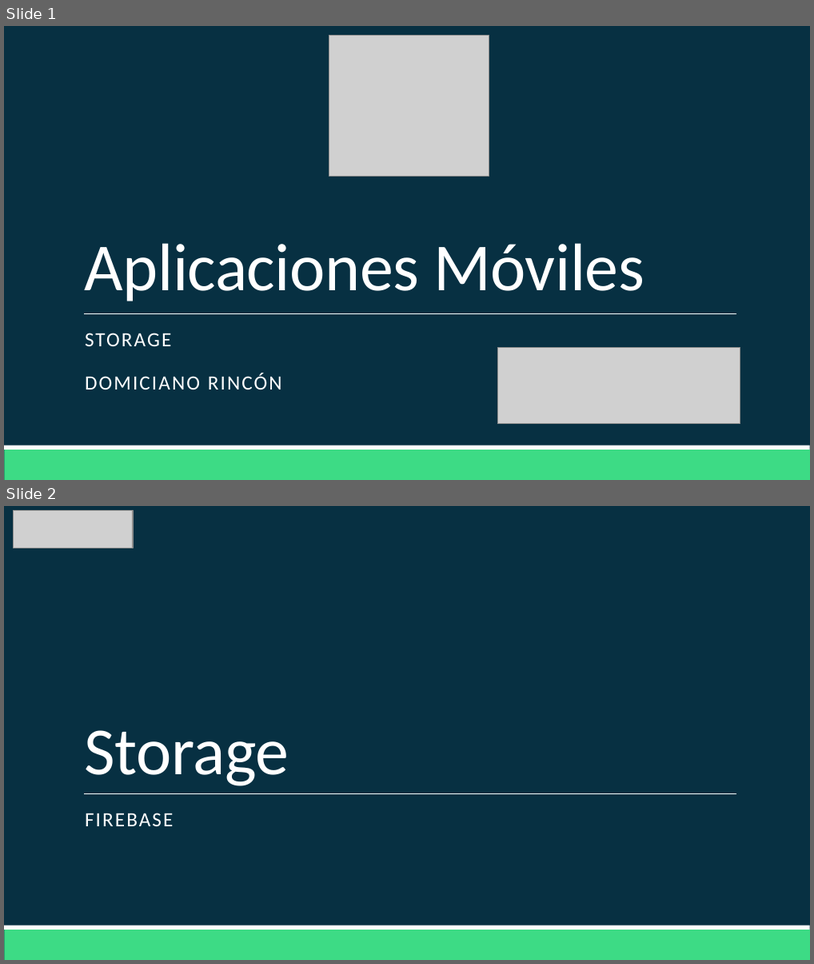
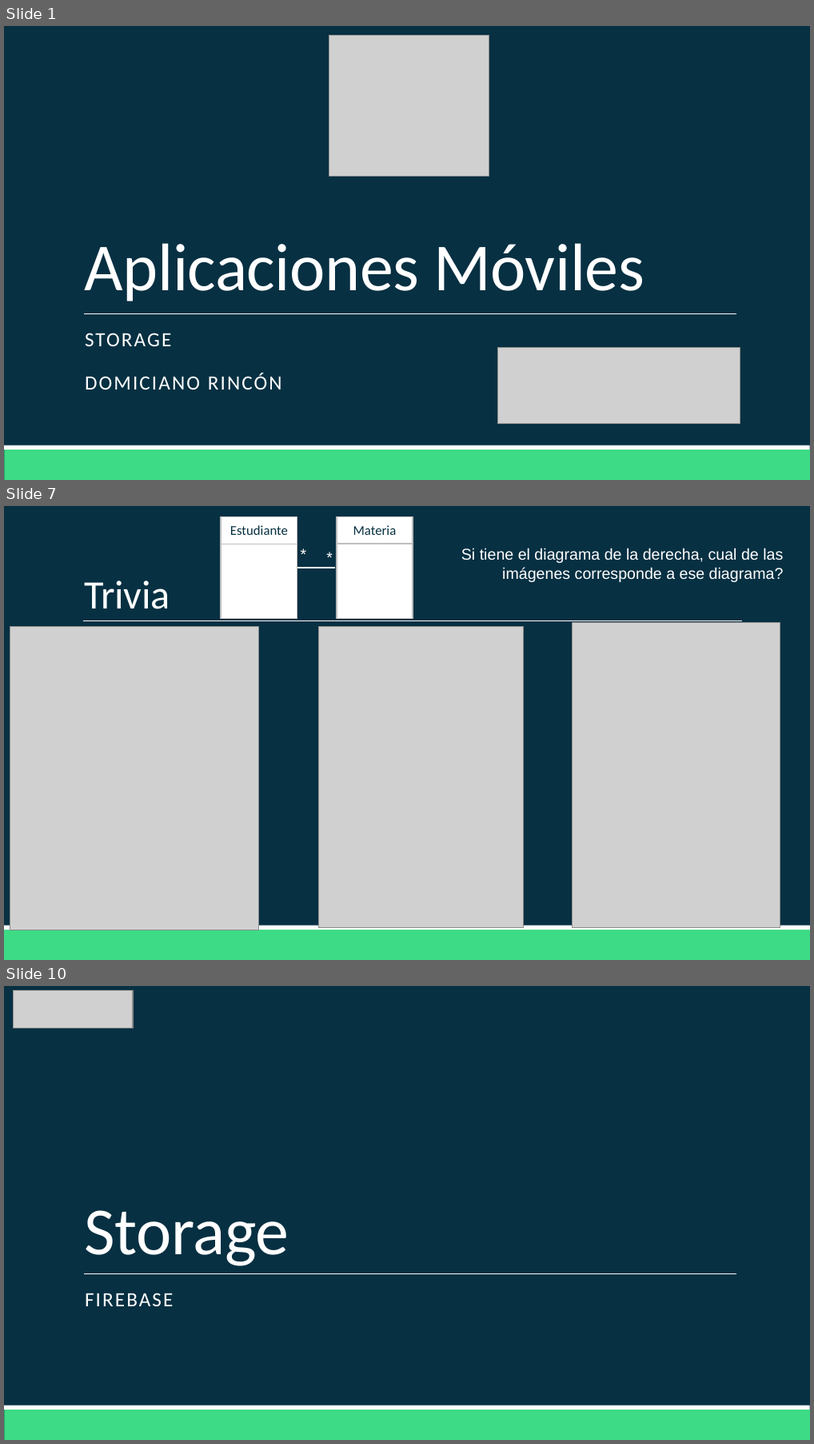
Before and after one commit to Domiciano/AppMoviles201, a slide deck: Clase 13/Clase 13.pptx. Shown one above the other, each under a label of ours: slides 1 and 2 before the commit, slides 1, 7 and 10 after it; the slides between them are not shown. The pictures are 814x964 and 814x1444 pixels, drawn with LibreOffice and Linux fonts; fonts in the diff are those of the drawing; grey boxes stand for pictures. Boxes give left, top, right and bottom in pixels: in the first picture for what was removed or moved away, otherwise in the second. Text is boxed around its words. In the diff, an @@ line names an element or a change of style, - is before the commit and + after.

```diff
--- a/Clase 13/Clase 13.pptx
+++ b/Clase 13/Clase 13.pptx
@@ slide 7 added at (4,506,810,960), background #073042; not listed: 2 template elements that a slide beside it also shows @@
@@ rectangle added at (221,517,297,619), fill #FFFFFF, outline #BDBDBD 1.25 pt, 12 pt, text #073042 @@
+Estudiante
@@ rectangle added at (337,517,413,619), fill #FFFFFF, outline #BDBDBD 1.25 pt, 12 pt, text #073042 @@
+Materia
@@ line added from (220, 544) to (298, 544), #BFBFBF 1 pt @@
@@ text added at (293,540,315,568), 14 pt, text #FFFFFF @@
+*
@@ text added at (318,544,341,572), 14 pt, text #FFFFFF @@
+*
@@ line added from (337, 544) to (414, 544), #BFBFBF 1 pt @@
@@ text added at (462,548,784,582), 14 pt, text #FFFFFF @@
+Si tiene el diagrama de la derecha, cual de las imágenes corresponde a ese diagrama?
@@ line added from (298, 568) to (335, 568), #FFFFFF 1 pt @@
@@ title added at (85,580,170,609), 36 pt, text #FFFFFF @@
+Trivia
@@ line added from (83, 621) to (742, 621), #FFFFFF 0.5 pt @@
@@ picture added at (573,622,781,928) @@
@@ picture added at (10,626,259,929) @@
@@ picture added at (318,626,523,928) @@
@@ what was slide 2 is now slide 10 @@
```
Also in this commit, not shown: 11 other slides added, 49 other files.
